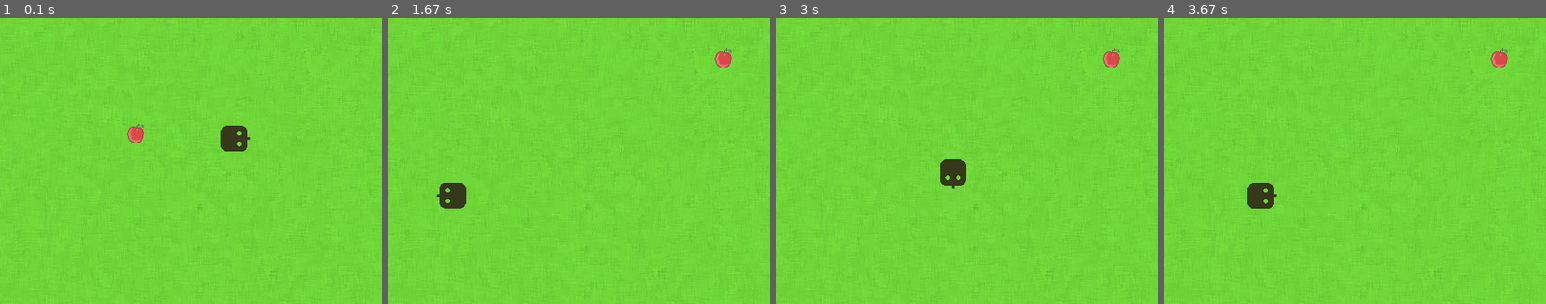
Above: before the commit, frames 1-4 (left to right).
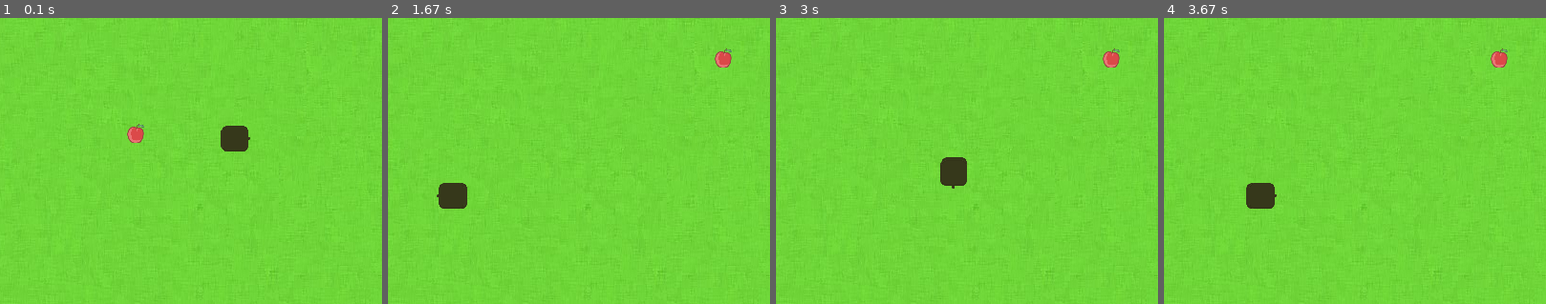
Above: after the commit, the same moments.

Repository: MessierRai/MP-Pygame
Game: pygame game, started from diversao.py
Same seed, same stepped clock (60 frames per second), same inputs: the game is played once before the commit and once after it.
Inputs:
- Up to frame 1 (0.1 s): no input
- Up to frame 2 (1.67 s): hold Left 0.33-0.87 s; hold Down 0.9-1.2 s; hold Left 1.23-1.63 s
- Up to frame 3 (3 s): hold Up 1.67-2.03 s; hold Right 2.07-2.7 s; hold Down from 2.73 s (still down)
- Up to frame 4 (3.67 s): release Down at 3.1 s; hold Left 3.13-3.6 s; hold Right from 3.63 s (still down)
The pictures show only the part of the screen within x 20-70%, y 29-79%; the shares and areas given below are measured in that part.

The runs differ from the first frame. In frame 1, less than 0.1% of the frame differs, in the area x 62-65%, y 37-47%; in frame 2, less than 0.1%; in frame 3, 0.1%, in the area x 43-50%, y 48-59%; in frame 4, less than 0.1%.

Commit message:
Adicionada funcionalidade de crescimento da cobra

Diff:
--- a/diversao.py
+++ b/diversao.py
@@ -7,12 +7,16 @@
 
 ##### Cores ######
 preto = (0, 0, 0)
+vermelho = (255, 0, 0)
 ##################
 
-dimensao = (800, 600)
+##################
+
+dimensao = [800, 600]
 tela = pygame.display.set_mode(dimensao)
 
 ######### Objetos ###########
+
 gramado = pygame.image.load(os.path.join("images", "fundocobrinha.jpg"))
 paredes = pygame.image.load(os.path.join("images", "paredes.png"))
 comp = pygame.image.load(os.path.join("images", "comidacobra.png"))
@@ -22,31 +26,42 @@
 corpo = pygame.transform.rotate(cabeca, 0)
 caminhodafonte = os.path.join("fonte", "lunchds.ttf")
 fonte = pygame.font.Font(caminhodafonte, 22)
-fontefim = pygame.font.Font(caminhodafonte, 50)
+fonte_fim = pygame.font.Font(caminhodafonte, 25)
+
 #############################
 
 ###### Distancia #########
+
 def distancia(x, y, x2, y2):
 	distancia = math.sqrt(((x2 - x) ** 2) + ((y2 - y) ** 2))
 	return distancia
+
 ##########################
 
 ########### cobra #############
+
 pontos = 0
 vidas = 3
 raio_cobra = 12
+raio_corpo = 12
 x = 400
 y = 300
+
 def cobrinha():
 	global x, y, corpo
 	tela.blit(corpo, (x - raio_cobra, y - raio_cobra))
+	for XnY in lista_cobra:
+		tela.blit(corpito, (XnY[0] - raio_corpo, XnY[1] - raio_corpo))
+
 ################################
 
 ###### Comida da Cobra #########
+
 raio_cCobra = 4
 nova_comida = True
 x2 = 0
 y2 = 0
+
 def comida():
 	global x2, y2, comp, nova_comida
 	if nova_comida:
@@ -54,31 +69,56 @@
 		y2 = random.randint(56, 548)
 		nova_comida = False
 	tela.blit(comp, (x2 - raio_cCobra, y2 - raio_cCobra))
+
 ################################
 
-########## Textos #############
-def porCima():
+########## Informações de status #############
+
+def status_de_jogo():
 	global pontos, fonte
 	p = fonte.render("Pontos: " + str(pontos), True, preto)
 	tela.blit(p, (45,37))
 	v = fonte.render("Vidas :" + str(vidas), True, preto)
 	tela.blit(v, (45,61))
+
 ###############################
 
-counter = True
-clock = pygame.time.Clock()
-
-x_modificado = 0
-y_modificado = 0
-
-########################### Loop principal do jogo ##################################
+######## mensagen de tela ######
+
+def mensagem_de_tela():
+	mensagem_de_texto = fonte_fim.render("Fim de Jogo, pressione C para jogar ou Q para sair.", True, vermelho)
+	tela.blit(mensagem_de_texto,[55,200])
+
+################################
+
+######################################## Loop principal ###################################################
+
 def loop_jogo():
-	global x, y, x2, x2, x_modificado, y_modificado, vidas, pontos, distancia, corpo, raio_cCobra, raio_cobra, counter, nova_comida, clock
-
-	while counter:
-		clock.tick(60)
-		fps = clock.get_fps()
-		pygame.display.set_caption("Shazam Caraí II ## FPS: %.2f" %fps)
+	global x, y, x2, x2, vidas, pontos, distancia, corpo, raio_cCobra, raio_cobra, counter, nova_comida, lista_cobra
+
+	x_modificado = 0
+	y_modificado = 0
+
+	comprimento_cobra = 1
+	lista_cobra = []
+
+	clock = pygame.time.Clock()
+
+	sair_do_jogo = False
+	fim_de_jogo = False
+
+	while not sair_do_jogo:
+
+		while fim_de_jogo == True:
+		    mensagem_de_tela()
+		    pygame.display.update()
+		    for event in pygame.event.get():
+		        if event.type == pygame.KEYDOWN:
+		            if event.key == pygame.K_q:
+		                sair_do_jogo = True
+		                fim_de_jogo = False
+		            if event.key == pygame.K_c:
+		                loop_jogo()
 
 		#### Capturando todos os eventos durante a execução ####
 		for event in pygame.event.get():
@@ -101,38 +141,66 @@
 					x_modificado = 0
 
 			if event.type == QUIT:
-				counter = False
+				sair_do_jogo = True
 
 		x += x_modificado
 		y += y_modificado
 
+		####### posição da cabeça da cobra ###########
+
+		cabeca_cobra = []
+		cabeca_cobra.append(x)
+		cabeca_cobra.append(y)
+		lista_cobra.append(cabeca_cobra)
+
+		if len(lista_cobra) > comprimento_cobra:
+            		del lista_cobra[0]
+
+		###############################################
+
+		for todo_seguimento in lista_cobra[:-1]:
+			if todo_seguimento == cabeca_cobra:
+                		fim_de_jogo = True
+
+
+
 		tela.blit(gramado, (0, 0))
 		tela.blit(paredes, (0, 0))
+
 		comida()
 		cobrinha()
-		porCima()
+		status_de_jogo()
+
+		pygame.display.flip()
+
+		clock.tick(60)
+
+		fps = clock.get_fps()
+
+		pygame.display.set_caption("Shazam Caraí II ## FPS: %.2f" %fps)
 
 		########## Se bater nas paredes ##################
 		if (x >= 751 or x <= 44) or (y >= 553 or y <= 42):
+
 			vidas -= 1
 			x = 400
 			y = 300
+
 		##################################################
 
 		if distancia(x, y, x2, y2) < (raio_cobra + raio_cCobra):
+
 			nova_comida = True
 			pontos += 1
+			comprimento_cobra += 1
 
 		if vidas == 0:
-			go = fontefim.render("Game Over!", True, preto)
-			tela.blit(go, (270, 250))
-			counter = False
-
-		pygame.display.flip()
+
+			fim_de_jogo = True
+			mensagem_de_tela()
+
+		cobrinha()
+
 ###########################################################################################################
 
 loop_jogo()
-
-if vidas < 1:
-	time.sleep(3)
-sys.exit()
